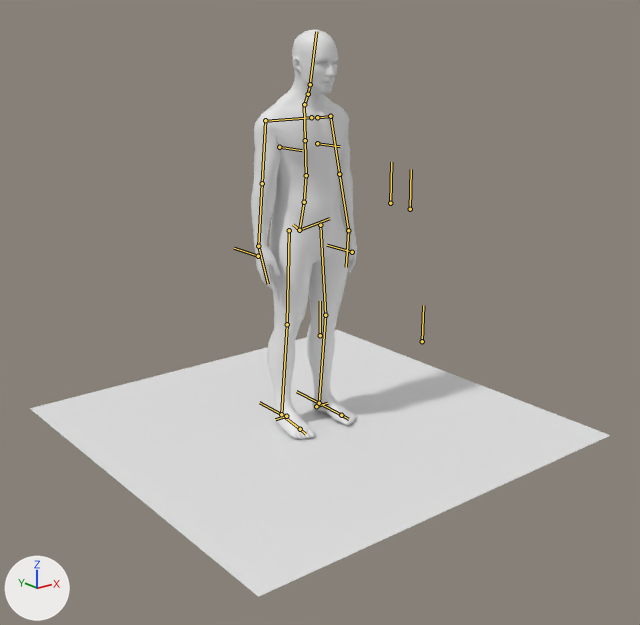
The Blender file Assets/Models/Blender/Male.blend: old version first, new version second.
The view is the same before and after, from a 50 mm camera at (-2.43, -3.11, 1.79) aimed at (-0.03, -0.11, 0.58). Arrows for +X, +Y and +Z are at lower left; the lights stay in place. Both versions are drawn at frame 0 of the action 'idle'; the numbers are the values there. The bones that bend it are drawn over the model as lines.

The first picture shows 'Plane', 'Realistic_White_Male_Low_Poly.001'.
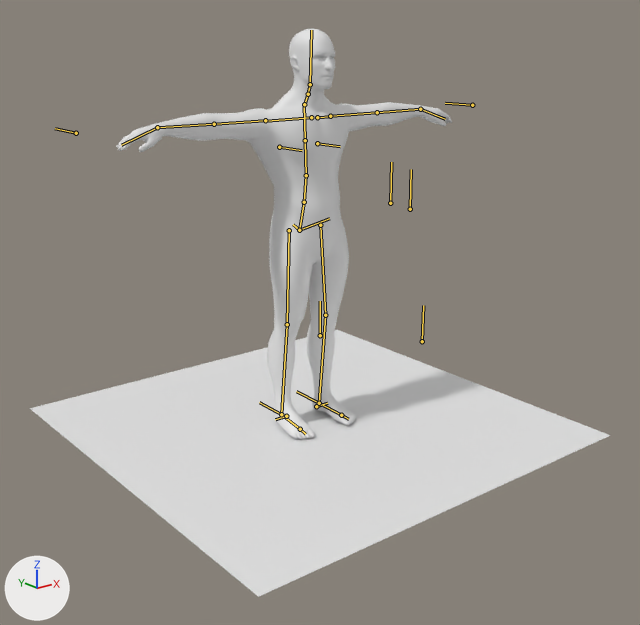
Where the change shows, as pixel boxes [x1, y1, x2, y2] in the pictures (640 x 625 px):
'Realistic_White_Male_Low_Poly.001', posed (215% wider)
    before: [251, 29, 357, 439]
    after: [116, 29, 452, 439]
bone 'spine.006', root to tip
    before: (310, 84) to (316, 31)
    after: (310, 84) to (311, 30)
bone 'forearm.ik.L.001', root to tip
    before: (352, 252) to (327, 245)
    after: (472, 105) to (445, 103)
bone 'forearm.ik.R.001', root to tip
    before: (258, 256) to (234, 248)
    after: (76, 133) to (55, 128)

The edits, one by one:
Bone 'spine.006' (bone_spine_006) turns from (11, 0, 1) to (0, 0, 0) degrees about its own x, y and z.
Bone 'forearm.ik.L.001' (bone_forearm_ik_l_001) moves from (0.566, -0.126, -0.53) to (0.049, -0.126, 0.356).
Bone 'forearm.ik.R.001' (bone_forearm_ik_r_001) moves from (-0.501, -0.135, -0.512) to (-0.049, -0.126, 0.356).
